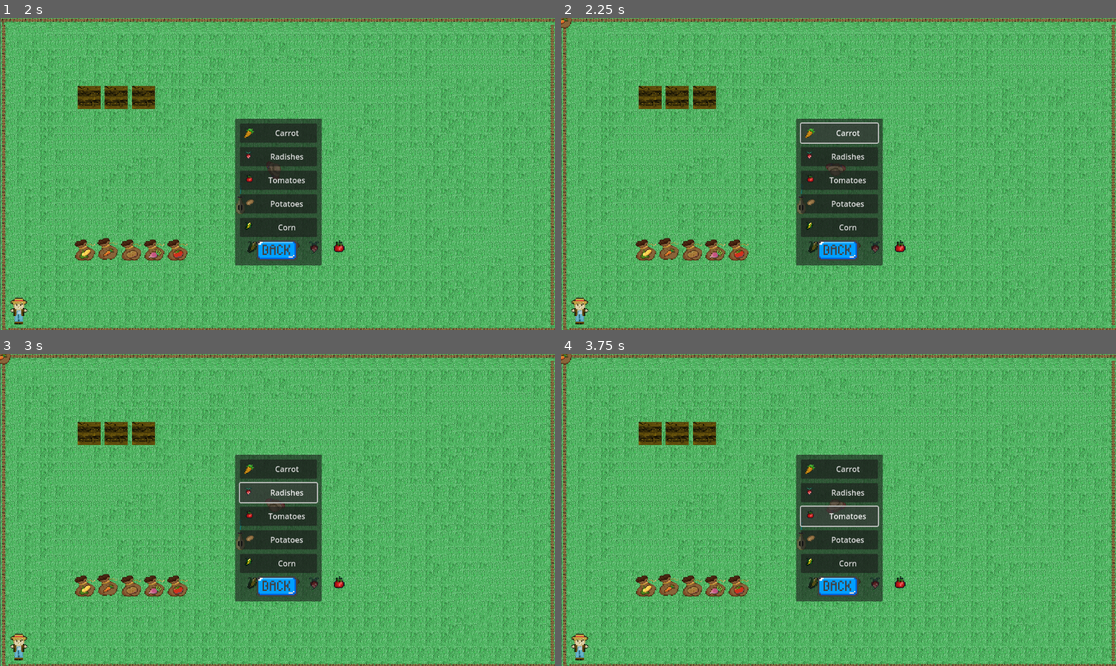
Above: before the commit, frames 1-4 (two rows, left to right).
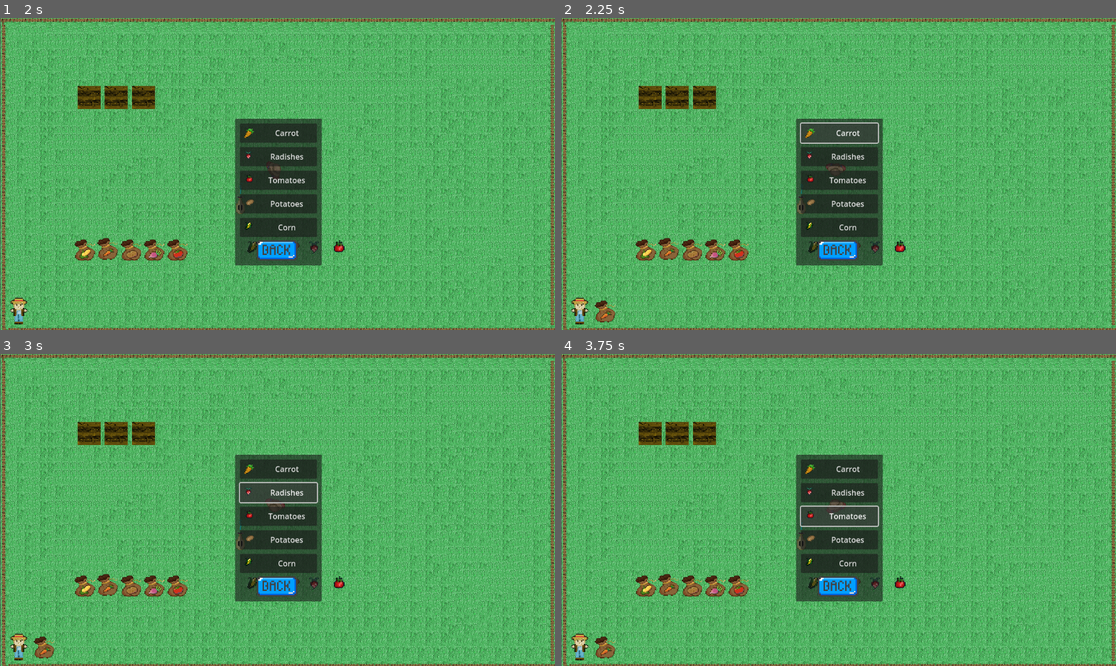
Above: after the commit, the same moments.

Repository: Bratah123/NewYearNewSkillsJam
Game: Godot game, scene res://game/main_menu.tscn
The game is run twice, just before and just after one commit, with the same random seed, the same clock (stepped at 60 frames per second) and the same inputs.
Inputs (mouse positions are in pixels of both pictures, inside the frame that each line leads up to):
- Up to frame 1 (2 s): click (288, 180) at 0.5 s; click (22, 311) at 1.25 s
- Up to frame 2 (2.25 s): click "Carrot" at 2 s
- Up to frame 3 (3 s): click "Radishes" at 2.75 s
- Up to frame 4 (3.75 s): click "Tomatoes" at 3.5 s

Frame 1 is identical in both runs. In frame 2, 0.2% of the frame differs, in the area x 0-10%, y 0-98%; in frame 3, 0.2%; in frame 4, 0.2%.

Commit message:
TWEAK: Change seed bag spawn point next to NPC

Diff:
--- a/game/shop_menu.gd
+++ b/game/shop_menu.gd
@@ -10,23 +10,31 @@
 
 func _on_carrot_pressed():
 	var instance = seed_bag.instantiate()
+	_set_position(instance)
 	add_child(instance)
 
 func _on_radish_pressed():
 	var instance = seed_bag.instantiate()
+	_set_position(instance)
 	add_child(instance)
 
 func _on_tomato_pressed():
 	var instance = seed_bag.instantiate()
+	_set_position(instance)
 	add_child(instance)
 
 func _on_potato_pressed():
 	var instance = seed_bag.instantiate()
+	_set_position(instance)
 	add_child(instance)
 
 func _on_corn_pressed():
 	var instance = seed_bag.instantiate()
+	_set_position(instance)
 	add_child(instance)
 
 func _on_texture_button_pressed():
 	shop_menu.visible = false
+
+func _set_position(seed_bag):
+	seed_bag.position = Vector2(90, 610)
